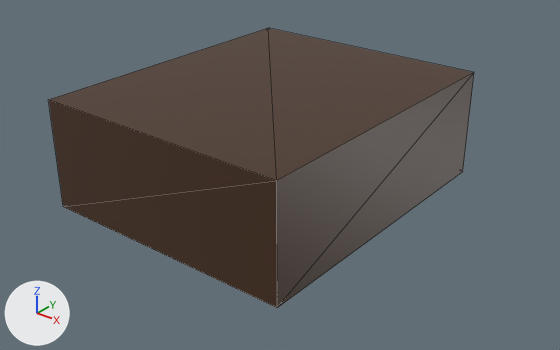
The COLLADA model models/meshes/manipulation_platform.dae, before and after one commit.
Rendered twice from a 50 mm lens placed at (1.235, -1.508, 0.986), pointed at (0.045, -0.02, 0.063). Every picture has the same lights, and +X, +Y and +Z are marked at lower left. Mesh edges are drawn as thin lines. Where no turn or scale is listed for an object, it has been applied to the vertices.
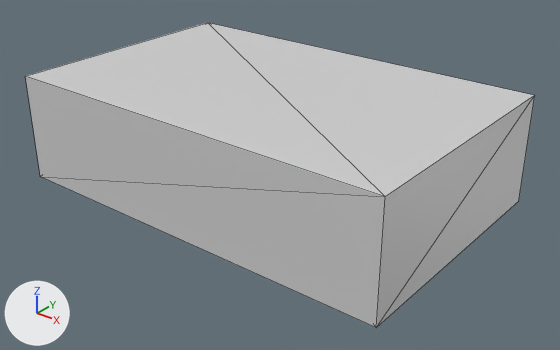
Where the newer file only moved an object's origin or applied its transform, the numbers keep the older frame.

Patch to the scene script:
```diff
--- a/models/meshes/manipulation_platform.dae.py
+++ b/models/meshes/manipulation_platform.dae.py
@@ mat_material @@
 mat_material = principled_material('Material')
-mat_material.base_color = (0.064, 0.0282, 0.012)  # brown #482f1d
+mat_material.base_color = (0.64, 0.64, 0.64)  # light grey #d1d1d1
 mat_material.roughness = 0.44
@@ me_cube @@
 me_cube.from_pydata(...)  # 8 vertices, 12 faces; spans x -0.368..0.368, y -0.434..0.434, z 0.0..0.305
 # used by ob_cube; location = (0.0, 0.0, 0.0)
+# me_cube part 1: the whole mesh is scaled about its middle by (1.55, 0.828, 1)
 me_cube.materials.append(mat_material)
```

Location of each change, [x1, y1, x2, y2] in pixels of the pictures (560 x 350 px):
'Cube', recoloured, mesh rescaled (brown to grey, 20% wider, 9% taller)
    before: [49, 28, 474, 308]
    after: [26, 23, 535, 328]
